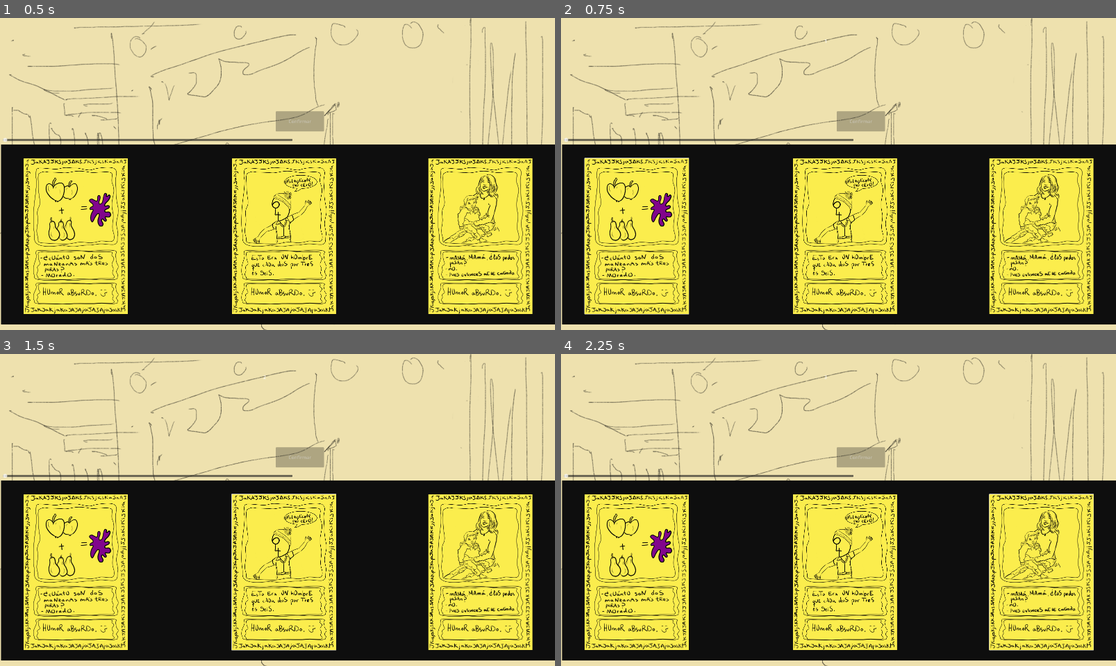
Above: before the commit, frames 1-4 (two rows, left to right).
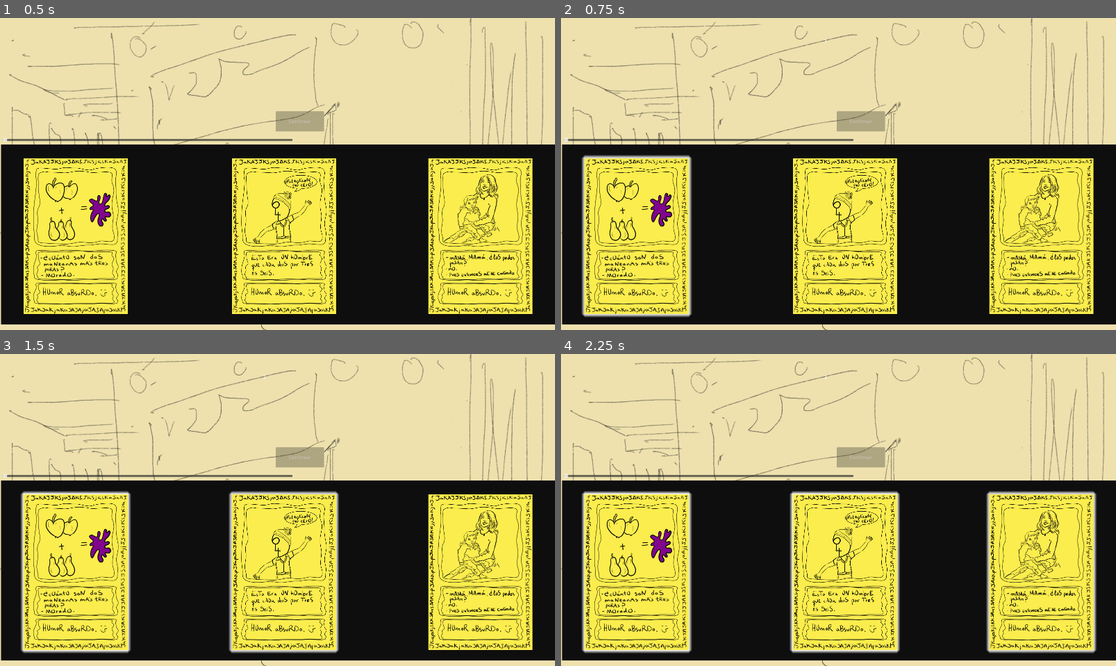
Above: after the commit, the same moments.

Repository: josediazerm/MakeMeLaugh
Game: Godot game, scene res://Scenes/DeckCreator/deck_creator.tscn
The game is run twice, just before and just after one commit, with the same random seed, the same clock (stepped at 60 frames per second) and the same inputs. The project has no main scene, so this scene is started directly.
Inputs (mouse positions are in pixels of both pictures, inside the frame that each line leads up to):
- Up to frame 1 (0.5 s): no input
- Up to frame 2 (0.75 s): click (638, 236) at 0.5 s
- Up to frame 3 (1.5 s): click (283, 572) at 1.25 s
- Up to frame 4 (2.25 s): click (1043, 572) at 2 s

Frame 1 is identical in both runs. In frame 2, 0.9% of the frame differs, in the area x 3-24%, y 43-96%; in frame 3, 1.9%; in frame 4, 2.9%, in the area x 3-97%, y 43-96%.

Commit message:
Buttons have a highlight. Implemented in the theme

Diff:
--- a/Make Me Laugh/Scenes/DeckCreator/deck_creator.tscn
+++ b/Make Me Laugh/Scenes/DeckCreator/deck_creator.tscn
@@ -1,9 +1,10 @@
-[gd_scene load_steps=24 format=3 uid="uid://d77xw2bmfh1n"]
+[gd_scene load_steps=25 format=3 uid="uid://d77xw2bmfh1n"]
 
 [ext_resource type="Script" path="res://Scenes/DeckCreator/deck_creator.gd" id="1_8ahtq"]
 [ext_resource type="Texture2D" uid="uid://qaffgirofk7j" path="res://TestingResources/DeckCreator.png" id="2_l80bo"]
-[ext_resource type="Texture2D" path="res://Sprites/Background/Background.png" id="2_qkf7q"]
+[ext_resource type="Texture2D" uid="uid://dkptq87btej62" path="res://Sprites/Background/Background.png" id="2_qkf7q"]
 [ext_resource type="PackedScene" uid="uid://cw34kii6l1jgt" path="res://Managers/Scenes/DataManager.tscn" id="3_dtjdx"]
+[ext_resource type="Theme" uid="uid://da5n74cj02n0c" path="res://Theme/Game_Theme.tres" id="3_l0ts1"]
 [ext_resource type="Texture2D" uid="uid://h175f5i4y4pr" path="res://Sprites/Cards/Absurdo_1.png" id="3_y4pjk"]
 [ext_resource type="Texture2D" uid="uid://dkuf6t58shgca" path="res://Sprites/Cards/Absurdo_2.png" id="4_whg5u"]
 [ext_resource type="Texture2D" uid="uid://lnvde72aohsc" path="res://Sprites/Cards/Absurdo_3.png" id="5_67808"]
@@ -33,12 +34,14 @@
 offset_right = 1920.0
 offset_bottom = 1080.0
 theme_override_styles/panel = SubResource("StyleBoxTexture_tn0tb")
+metadata/_edit_use_anchors_ = true
 
 [node name="Panel" type="Panel" parent="."]
 offset_left = 4.0
 offset_top = 438.0
 offset_right = 11677.0
 offset_bottom = 1061.0
+theme = ExtResource("3_l0ts1")
 
 [node name="Sprite2D" type="Sprite2D" parent="Panel"]
 modulate = Color(0.054902, 0.054902, 0.054902, 1)
@@ -54,6 +57,7 @@
 offset_bottom = 947.225
 scale = Vector2(0.6, 0.6)
 toggle_mode = true
+metadata/_edit_use_anchors_ = true
 
 [node name="Carta" type="Sprite2D" parent="Panel/Absurdo_1"]
 position = Vector2(300, 450)
@@ -67,6 +71,7 @@
 offset_bottom = 947.225
 scale = Vector2(0.6, 0.6)
 toggle_mode = true
+metadata/_edit_use_anchors_ = true
 
 [node name="Carta" type="Sprite2D" parent="Panel/Absurdo_2"]
 position = Vector2(300, 450)
@@ -80,6 +85,7 @@
 offset_bottom = 947.225
 scale = Vector2(0.6, 0.6)
 toggle_mode = true
+metadata/_edit_use_anchors_ = true
 
 [node name="Carta" type="Sprite2D" parent="Panel/Absurdo_3"]
 position = Vector2(300, 450)
@@ -285,6 +291,7 @@
 offset_top = 414.0
 offset_right = 1012.0
 offset_bottom = 430.0
+metadata/_edit_use_anchors_ = true
 
 [node name="Continue" type="Button" parent="."]
 offset_left = 954.0
@@ -293,12 +300,14 @@
 offset_bottom = 393.0
 disabled = true
 text = "Confirmar"
+metadata/_edit_use_anchors_ = true
 
 [node name="Deck_Label" type="Label" parent="."]
 offset_left = 911.0
 offset_top = 68.0
 offset_right = 1081.0
 offset_bottom = 128.0
+metadata/_edit_use_anchors_ = true
 
 [node name="DataManager" parent="." instance=ExtResource("3_dtjdx")]
 
--- /dev/null
+++ b/Make Me Laugh/Theme/Game_Theme.tres
@@ -0,0 +1,9 @@
+[gd_resource type="Theme" load_steps=2 format=3 uid="uid://da5n74cj02n0c"]
+
+[sub_resource type="StyleBoxFlat" id="StyleBoxFlat_w5g61"]
+bg_color = Color(1, 1, 1, 1)
+shadow_color = Color(1, 1, 1, 1)
+shadow_size = 20
+
+[resource]
+Button/styles/pressed = SubResource("StyleBoxFlat_w5g61")
